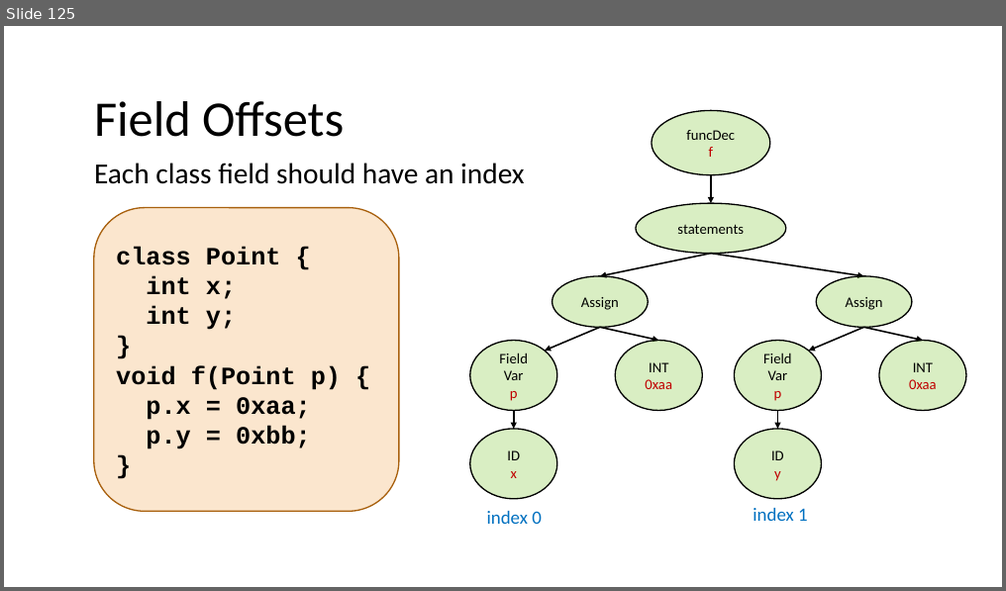
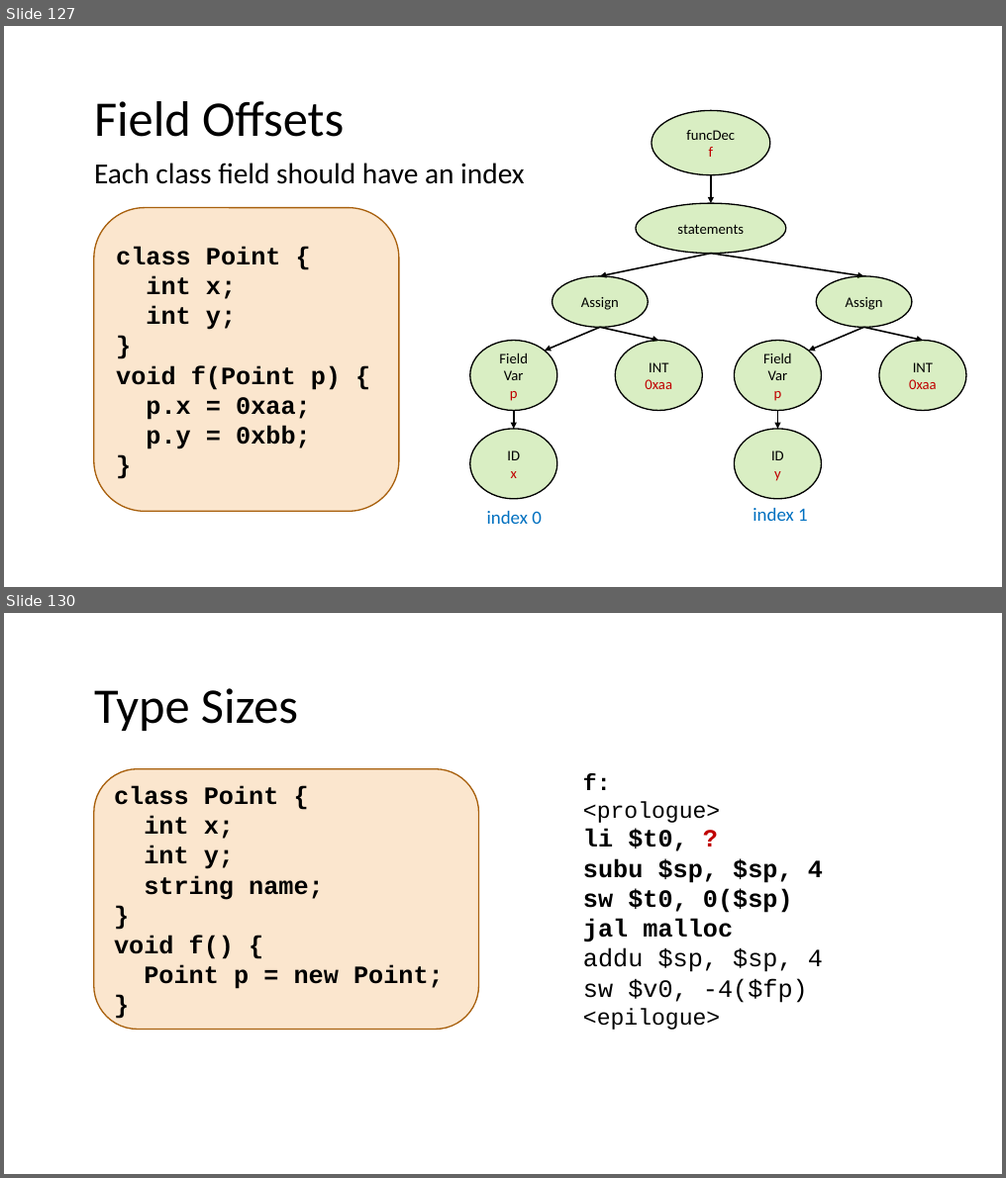
Before and after one commit to nivshani/compilation, a slide deck: new_slides/semantic.pptx. Shown one above the other, each under a label of ours: slide 125 before the commit, slides 127 and 130 after it; the slides between them are not shown. The pictures are 1006x591 and 1006x1178 pixels, drawn with LibreOffice and Linux fonts; fonts in the diff are those of the drawing. Boxes give left, top, right and bottom in pixels: in the first picture for what was removed or moved away, otherwise in the second. Text is boxed around its words. In the diff, an @@ line names an element or a change of style, - is before the commit and + after.

```diff
--- a/new_slides/semantic.pptx
+++ b/new_slides/semantic.pptx
@@ slide 130 added at [4,613,1002,1174], background #FFFFFF @@
@@ text added at [94,688,298,731], 48 pt, text #000000 @@
+Type Sizes
@@ rounded rectangle added at [94,769,478,1030], fill #FBE6CE, outline #A9610D 1.25 pt, 24 pt, text #000000, bold @@
+class Point {
+int x;
+int y;
+string name;
+}
+void f() {
+Point p = new Point;
+}
@@ text added at [583,773,823,1030], 24 pt, text #000000 @@
+f:
+<prologue>
+li $t0, ?
+subu $sp, $sp, 4
+sw $t0, 0($sp)
+jal malloc
+addu $sp, $sp, 4
+sw $v0, -4($fp)
+<epilogue>
@@ what was slide 125 is now slide 127 @@
```
Also in this commit, not shown: 3 slides changed, 14 other slides added, 13 slides removed, 1 other file.
